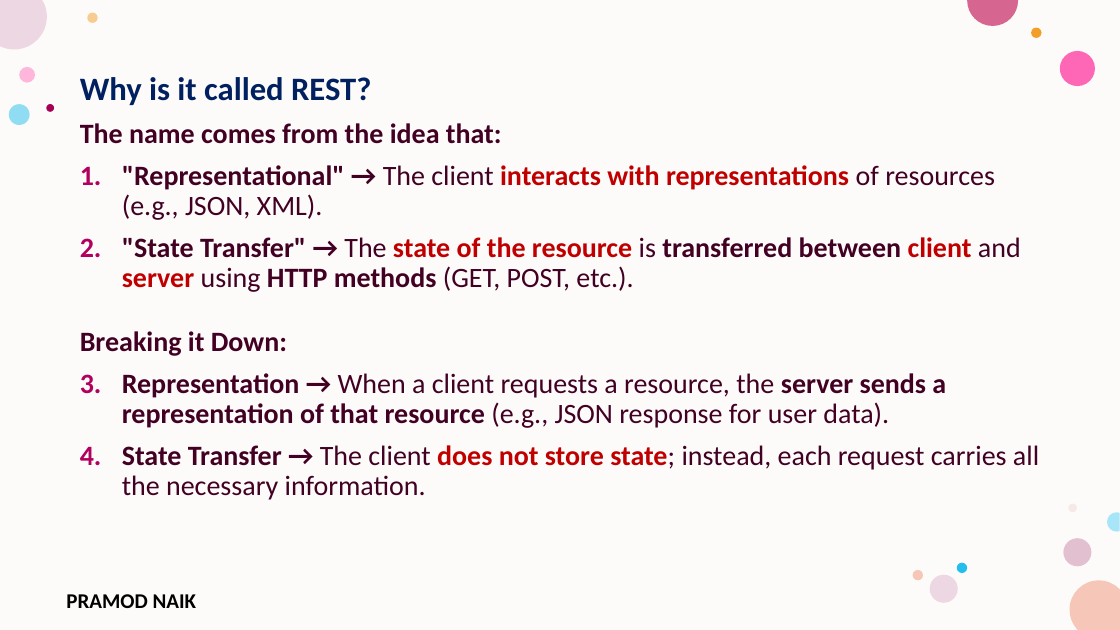
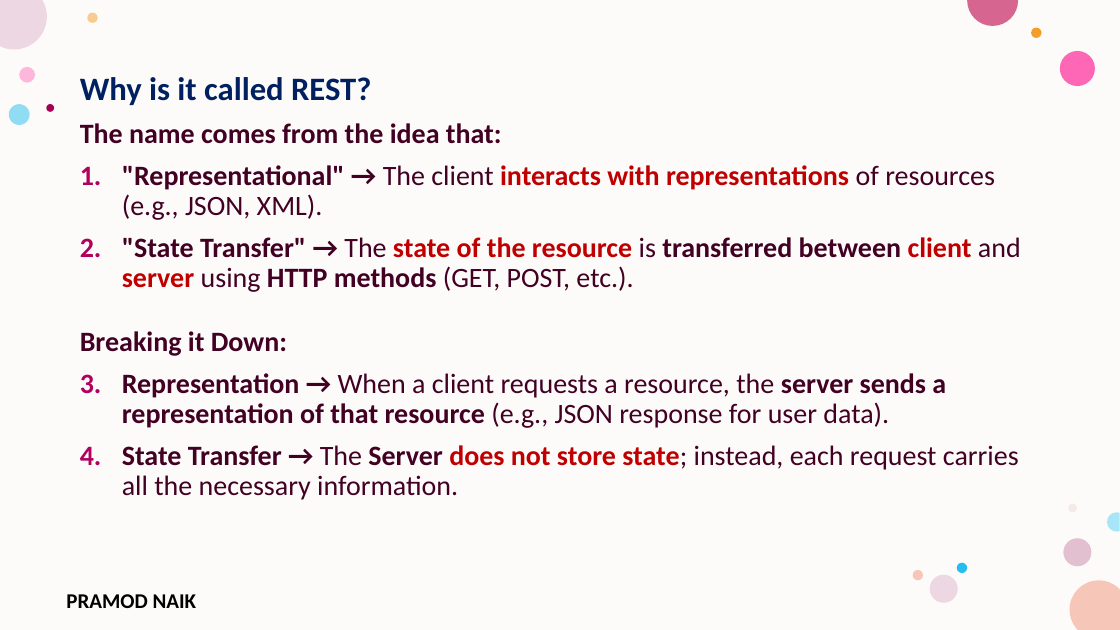
Before and after one commit to PRAMODNAIK-DEV/Node.js-Hands-on-Workshop, a slide deck: slide 18 of Day-1 – Node.js Fundamentals & HTTP Module.pptx (slide 14 before the commit). Drawn at 1120x630 pixels with LibreOffice and Linux fonts; fonts in the diff are those of the drawing; background and template pictures are left out. Boxes give left, top, right and bottom in pixels: in the first picture for what was removed or moved away, otherwise in the second. Text is boxed around its words. In the diff, an @@ line names an element or a change of style, - is before the commit and + after.

```diff
--- a/Day-1 – Node.js Fundamentals & HTTP Module.pptx
+++ b/Day-1 – Node.js Fundamentals & HTTP Module.pptx
@@ text at [122, 445, 1019, 500]: text changed @@
-2. State Transfer → The client does not store state; instead, each request carries all the necessary information.
+2. State Transfer → The Server does not store state; instead, each request carries all the necessary information.
```
Also in this commit, not shown: 42 other slides changed, 13 slides added, 1 slide removed, 2 other files.
